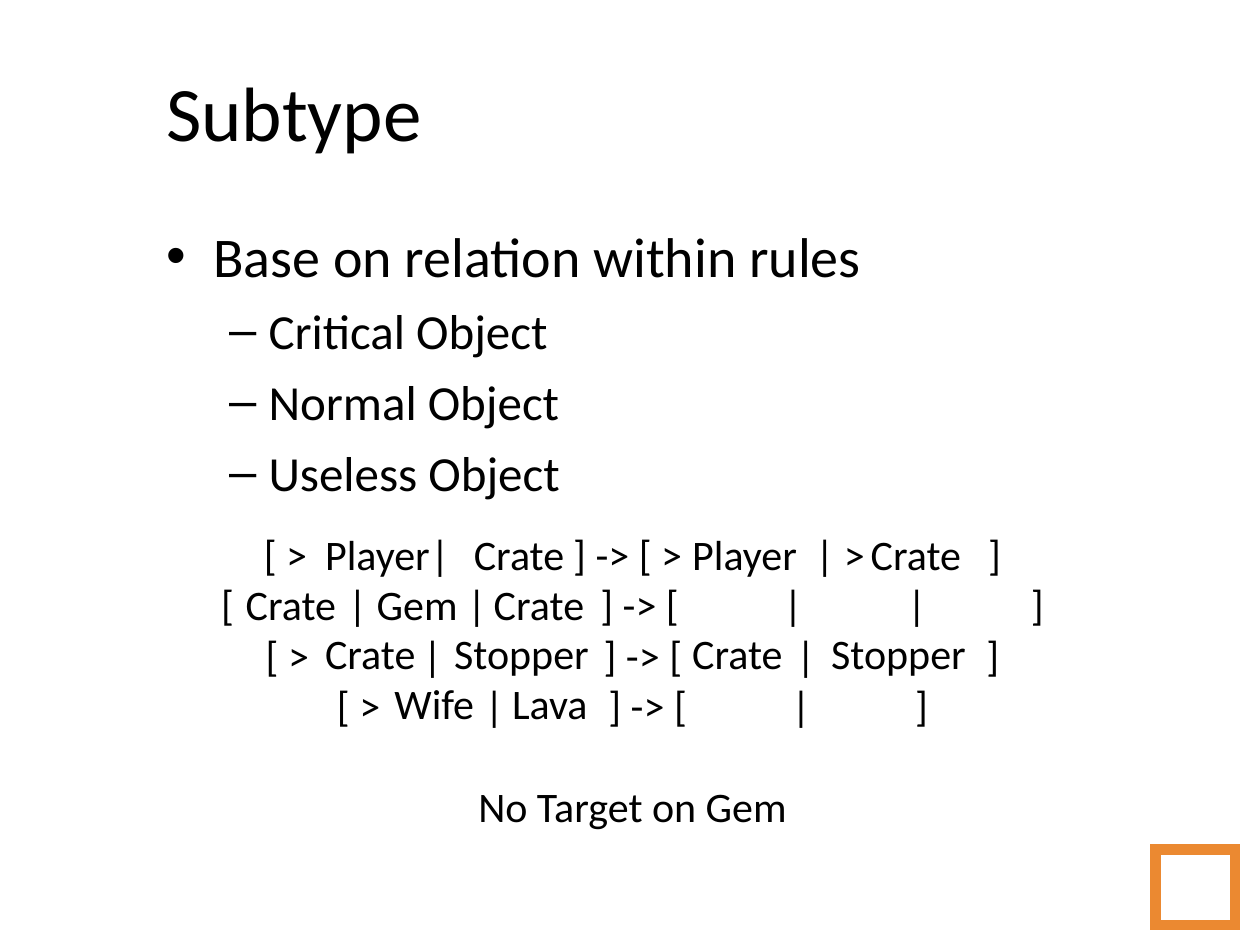
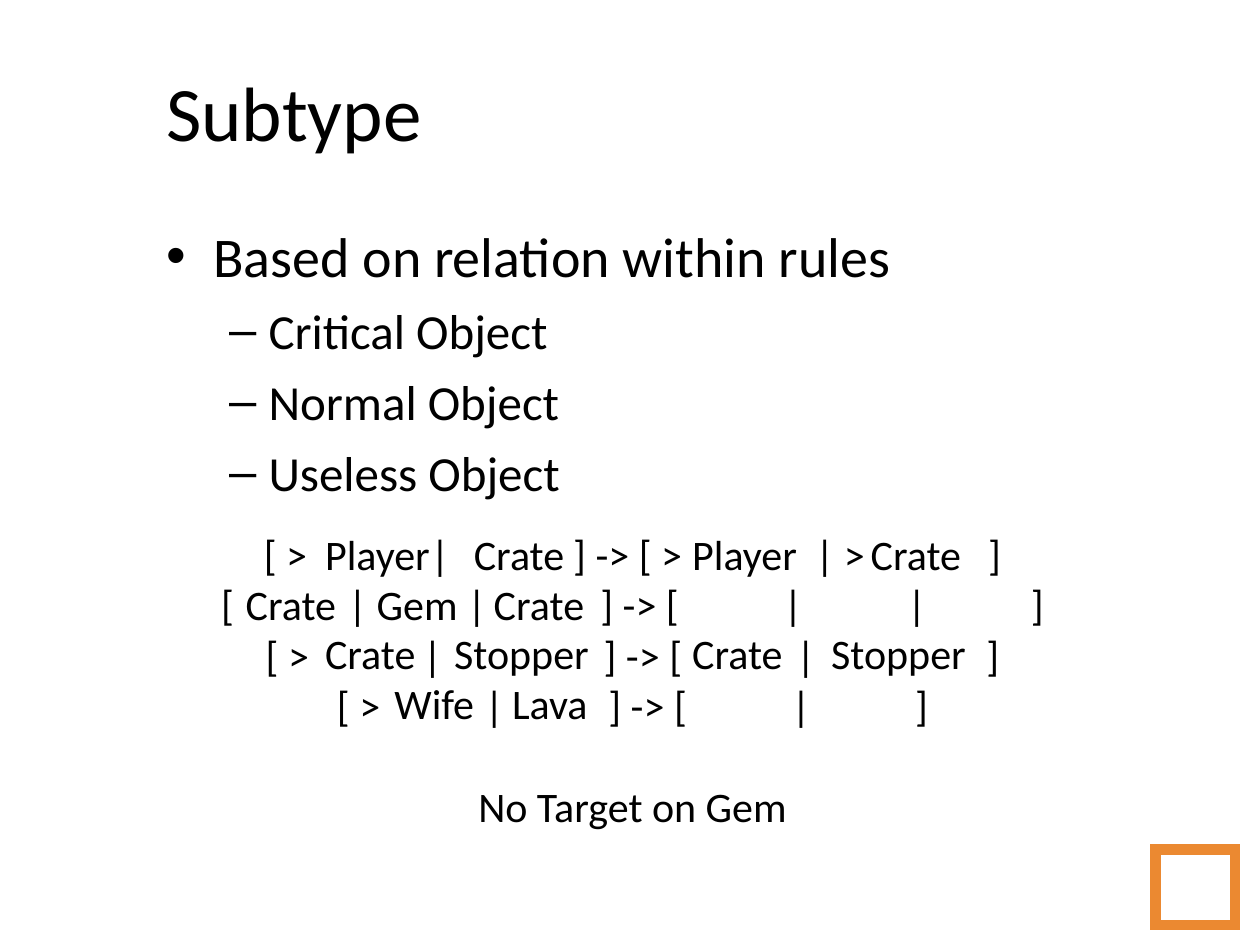
Before and after one commit to amidos2006/Automatic-Game-Script-Generation, a slide deck: slide 21 of Presentation/Automatic Game Script Generation.ppt. Drawn at 1260x945 pixels with LibreOffice and Linux fonts; fonts in the diff are those of the drawing; background and template pictures are left out. Boxes give left, top, right and bottom in pixels: in the first picture for what was removed or moved away, otherwise in the second. Text is boxed around its words. In the diff, an @@ line names an element or a change of style, - is before the commit and + after.

```diff
--- a/Presentation/Automatic Game Script Generation.ppt
+++ b/Presentation/Automatic Game Script Generation.ppt
@@ text at (x1=213, y1=238, x2=890, y2=278): text changed @@
-• Base on relation within rules
+• Based on relation within rules
```
Also in this commit, not shown: 2 other slides changed, 25 other files.
